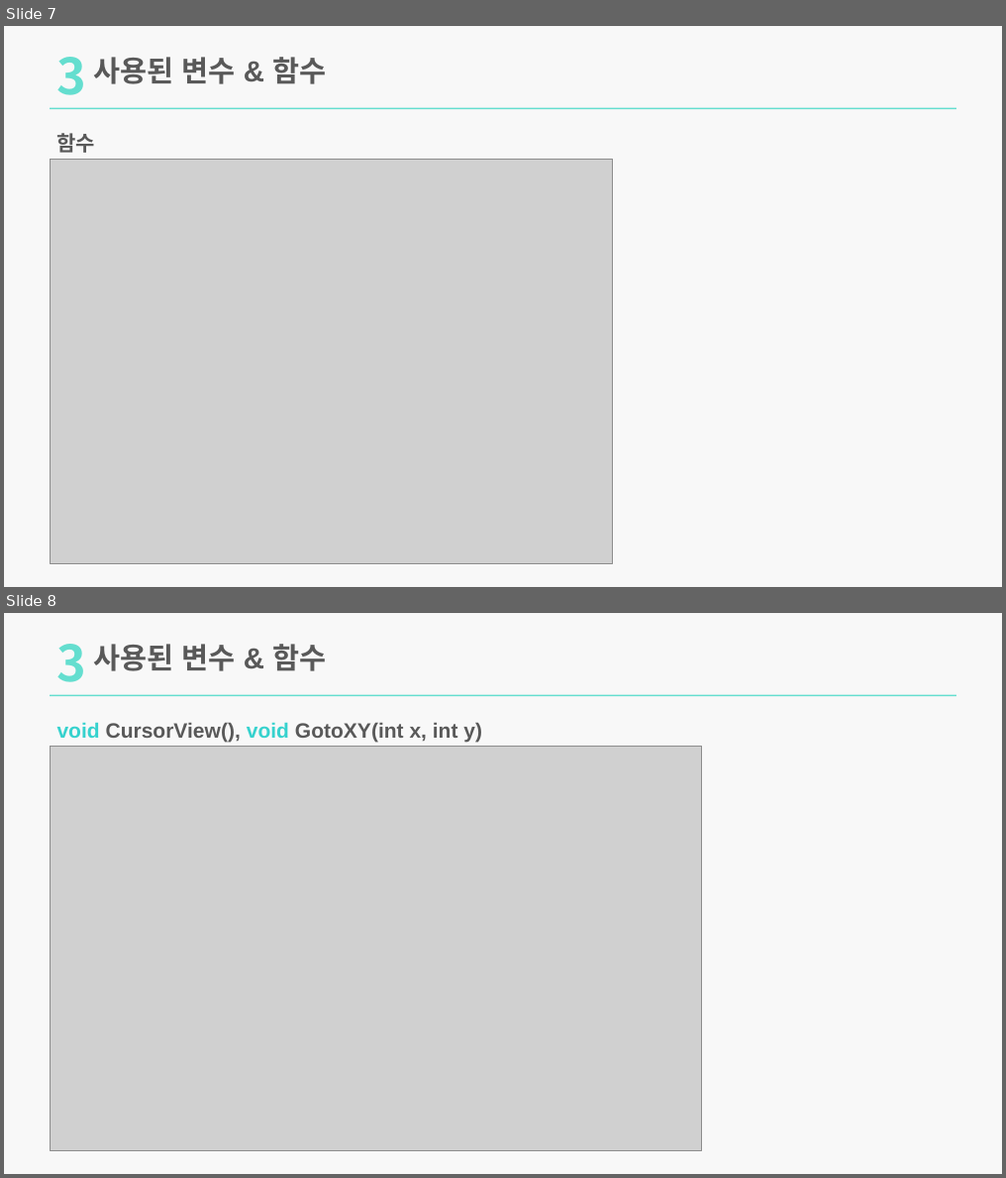
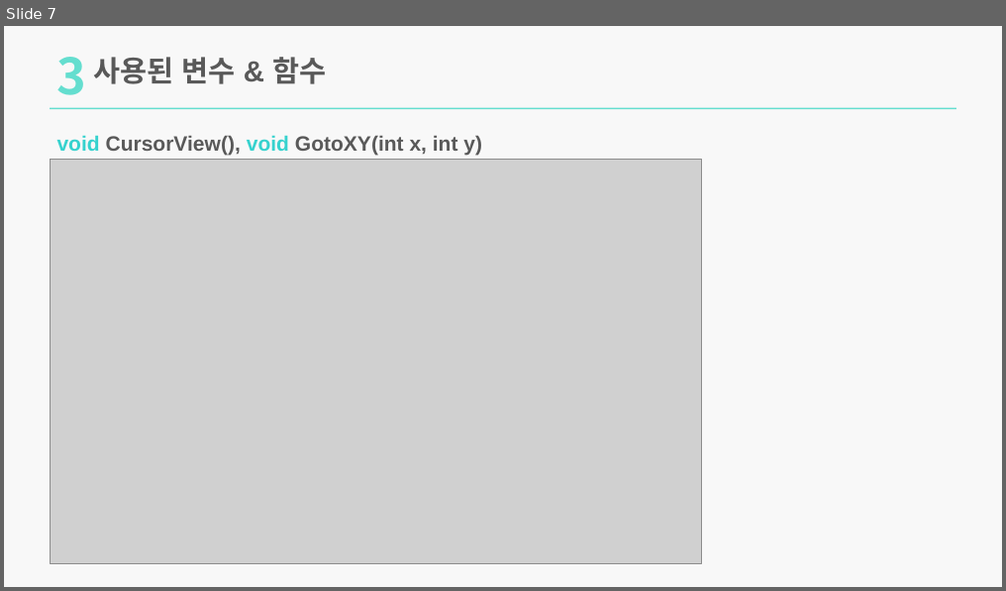
Before and after one commit to lim7635/MatchCard, a slide deck: MatchCard.pptx. Shown one above the other, each under a label of ours: slides 7 and 8 before the commit, slide 7 after it. The pictures are 1006x1178 and 1006x591 pixels, drawn with LibreOffice and Linux fonts; fonts in the diff are those of the drawing; grey boxes stand for pictures. Boxes give left, top, right and bottom in pixels: in the first picture for what was removed or moved away, otherwise in the second. Text is boxed around its words. In the diff, an @@ line names an element or a change of style, - is before the commit and + after.

Commit message:
2024.02.24 ppt 수정
(구조체 & 열거형) 페이지, 함수 페이지 병합

```diff
--- a/MatchCard.pptx
+++ b/MatchCard.pptx
@@ slide 7 removed at box(4, 26, 1002, 587), background #F2F2F2 at 50% opacity @@
@@ text removed at box(57, 57, 87, 95) @@
-3
@@ text removed at box(93, 57, 326, 84) @@
-사용된 변수 & 함수
@@ rectangle removed at box(50, 107, 956, 109) @@
@@ text removed at box(57, 133, 96, 153) @@
-함수
@@ picture removed at box(50, 159, 613, 564) @@
@@ what was slide 8 is now slide 7 @@
```
Also in this commit, not shown: 5 slides changed.
